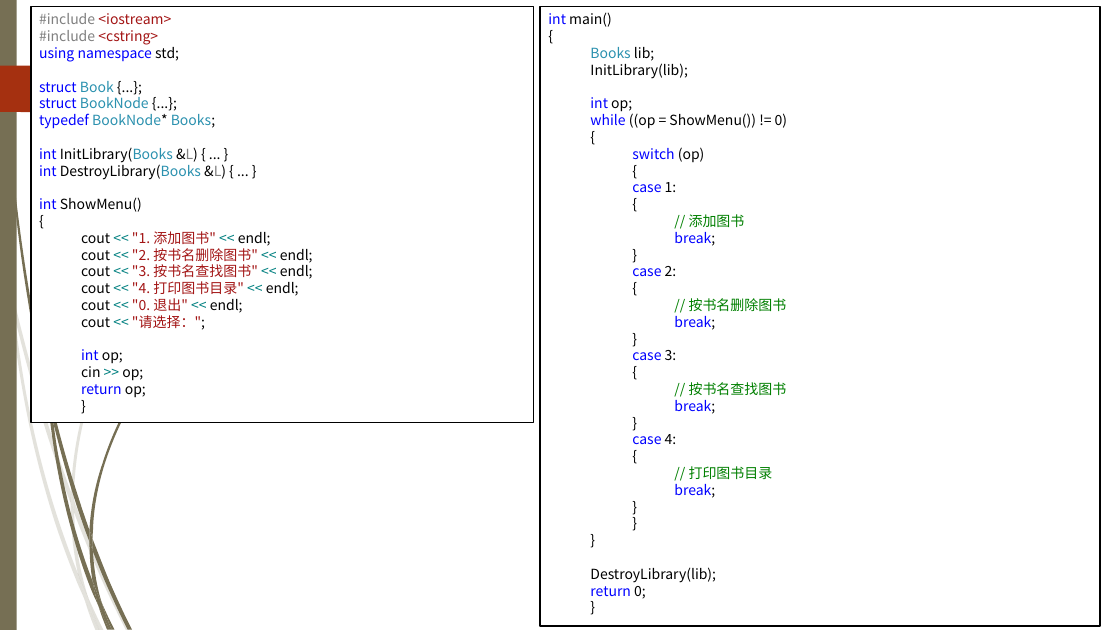
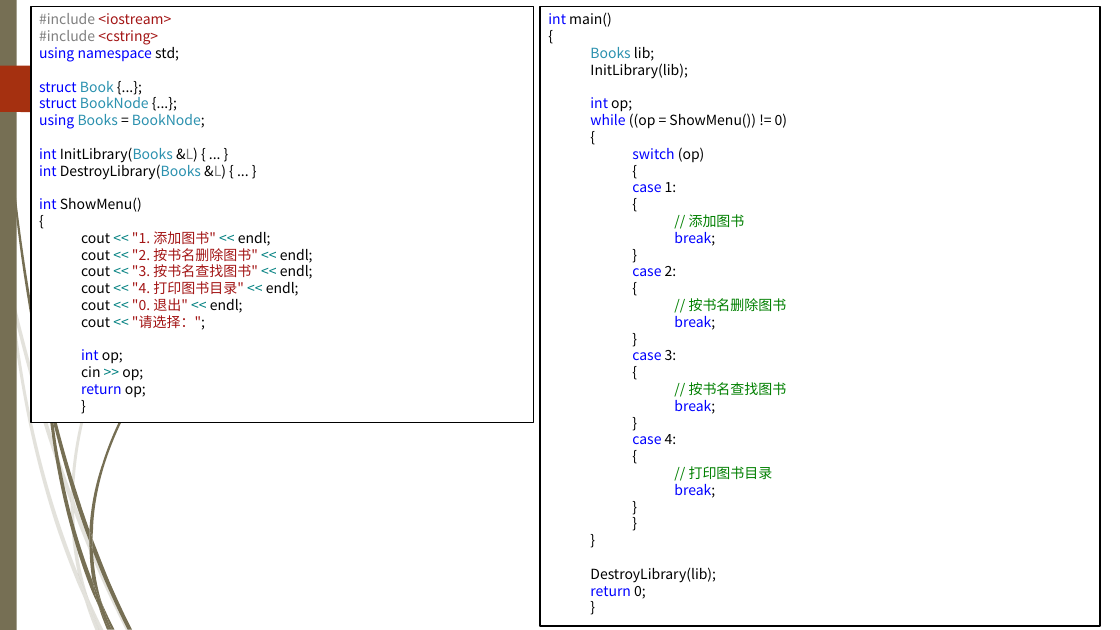
Before and after one commit to TeacherPeng/Datastruct, a slide deck: slide 13 of 教案/第02章 线性表.pptx. Drawn at 1120x630 pixels with LibreOffice and Linux fonts; fonts in the diff are those of the drawing; background and template pictures are left out. Boxes give left, top, right and bottom in pixels: in the first picture for what was removed or moved away, otherwise in the second. Text is boxed around its words. In the diff, an @@ line names an element or a change of style, - is before the commit and + after.

Commit message:
Replace typedef with using.

```diff
--- a/教案/第02章 线性表.pptx
+++ b/教案/第02章 线性表.pptx
@@ text in rectangle at [39,114,205,129]: text changed @@
-typedef BookNode* Books;
+using Books = BookNode;
```
Also in this commit, not shown: 6 other slides changed, 5 other files.
